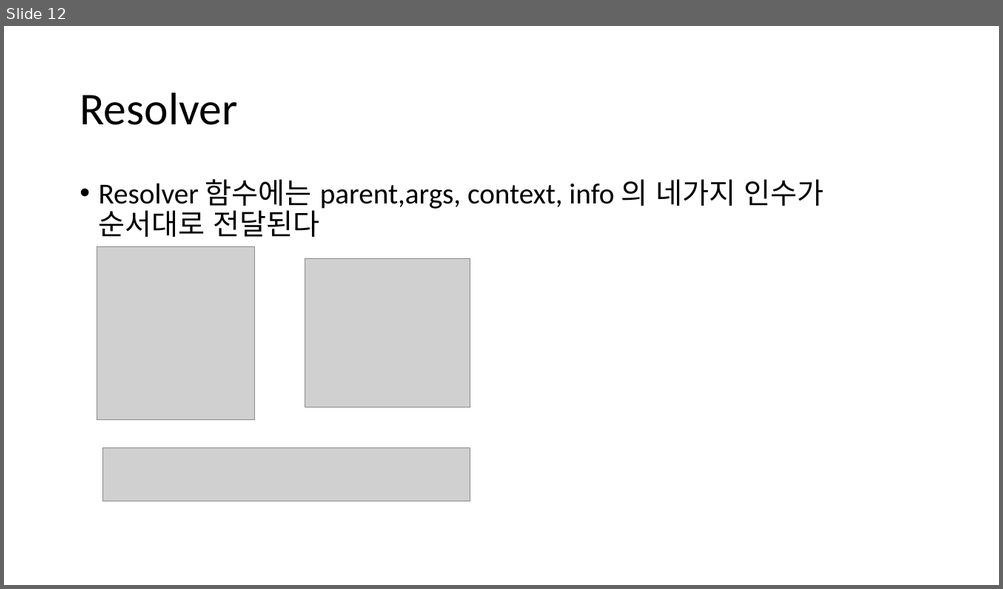
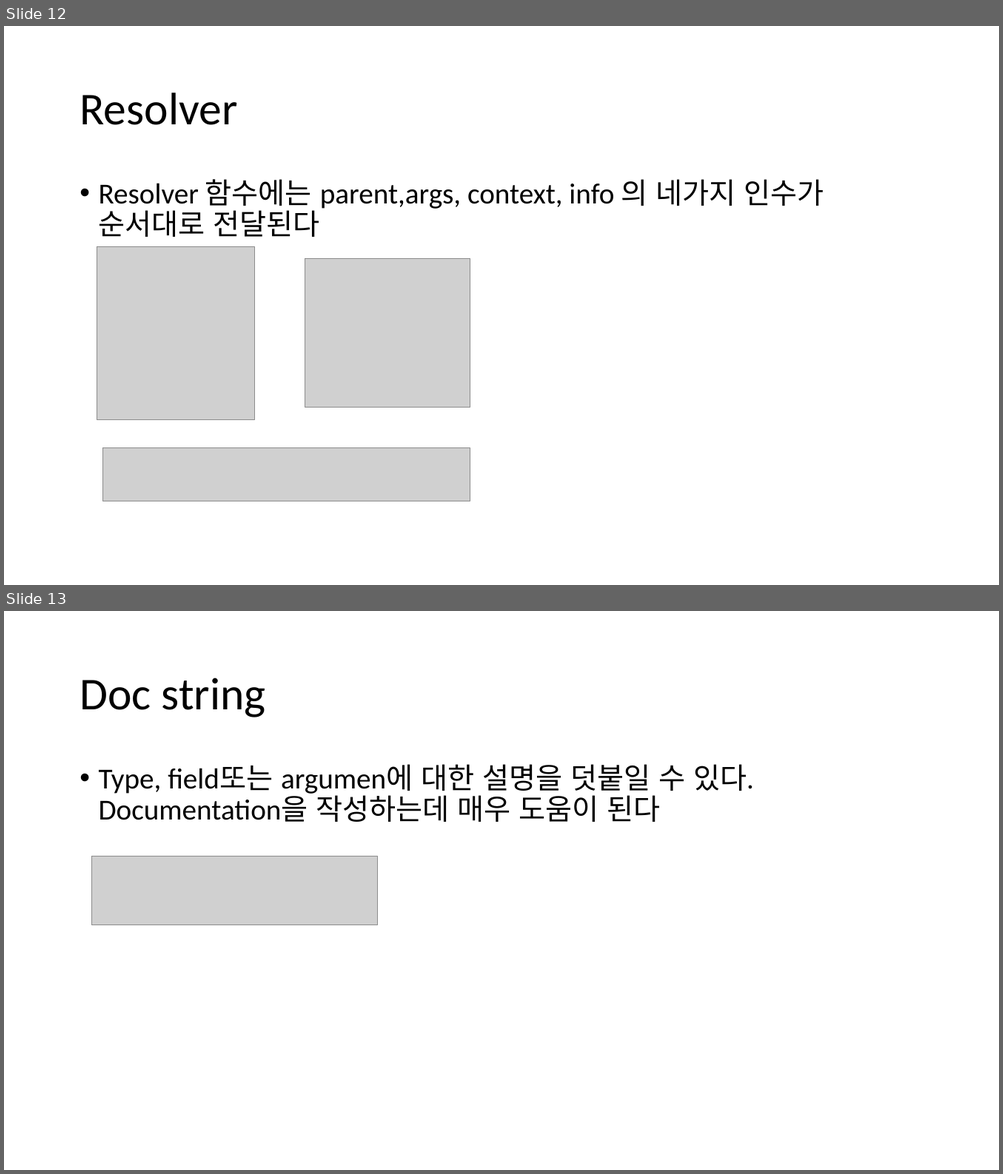
Before and after one commit to semetea/GraphQL_Basic, a slide deck: GraphQL.pptx. Shown one above the other, each under a label of ours: slide 12 before the commit, slides 12 and 13 after it. The pictures are 1003x589 and 1003x1174 pixels, drawn with LibreOffice and Linux fonts; fonts in the diff are those of the drawing; grey boxes stand for pictures. Boxes give left, top, right and bottom in pixels: in the first picture for what was removed or moved away, otherwise in the second. Text is boxed around its words. In the diff, an @@ line names an element or a change of style, - is before the commit and + after.

```diff
--- a/GraphQL.pptx
+++ b/GraphQL.pptx
@@ slide 13 added at bbox=[4, 611, 999, 1170], background #FFFFFF @@
@@ title added at bbox=[79, 678, 266, 718], 44 pt, text #000000 @@
+Doc string
@@ text added at bbox=[99, 764, 754, 822], 28 pt, text #000000 @@
+• Type, field또는 argumen에 대한 설명을 덧붙일 수 있다. Documentation을 작성하는데 매우 도움이 된다
@@ picture added at bbox=[91, 857, 377, 925] @@
```
Also in this commit, not shown: 3 other files.
